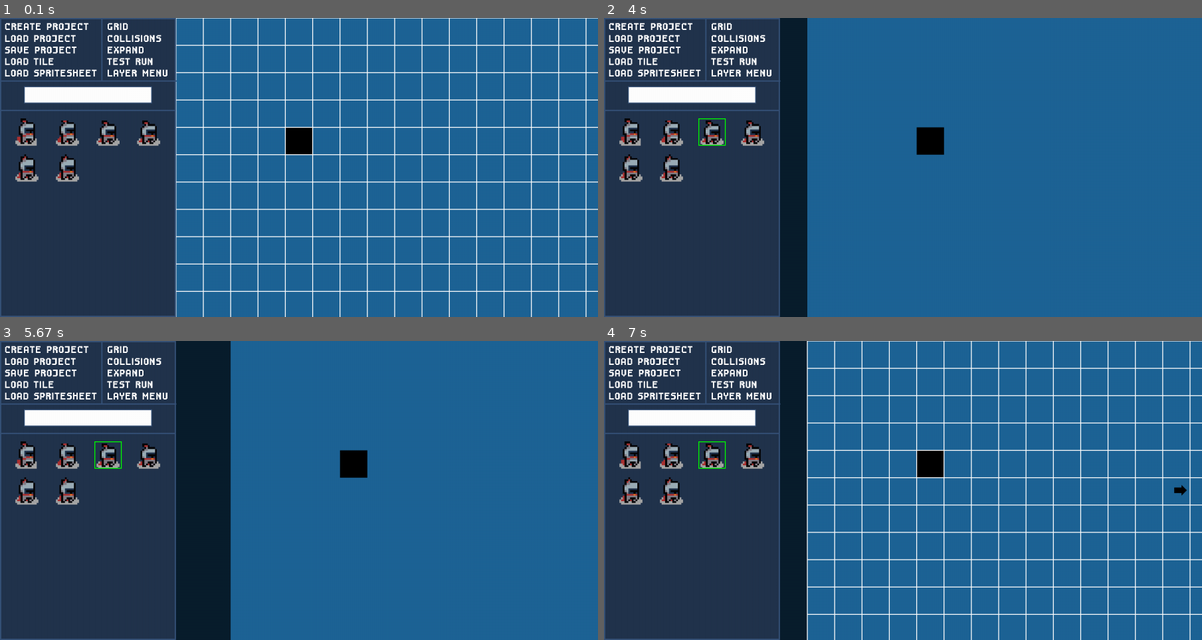
Above: before the commit, frames 1-4 (two rows, left to right).
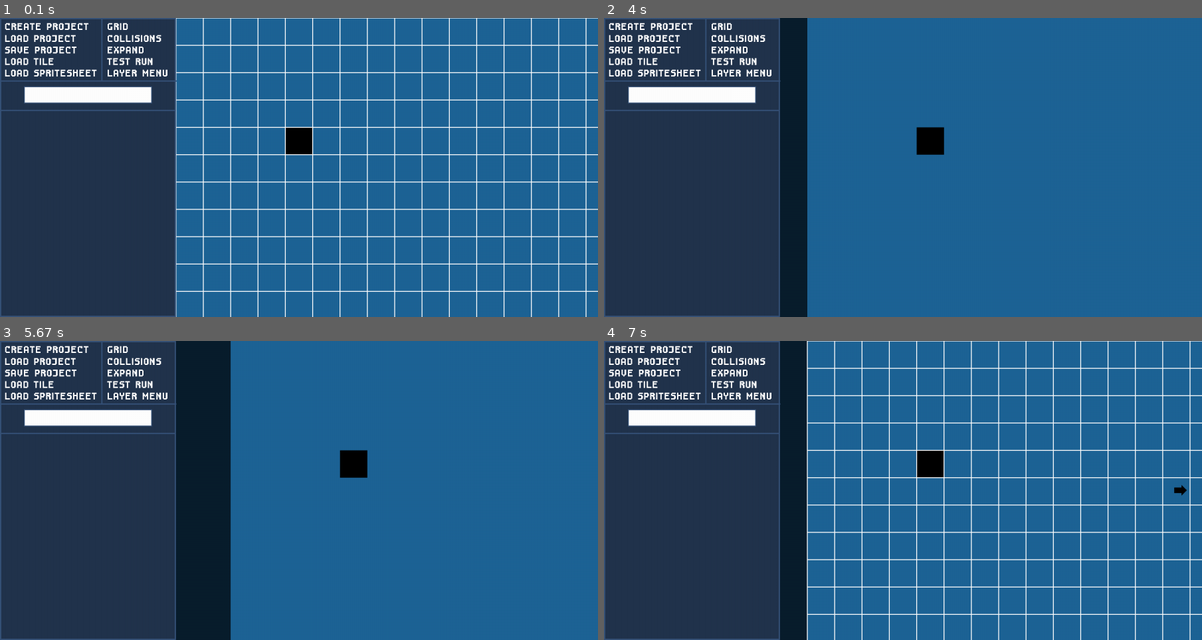
Above: after the commit, the same moments.

Repository: ImYourDope/PyGameLevelDesigner
Game: pygame game, started from main.py
Same seed, same stepped clock (60 frames per second), same inputs: the game is played once before the commit and once after it.
Inputs (mouse positions are in pixels of both pictures, inside the frame that each line leads up to):
- Up to frame 1 (0.1 s): no input
- Up to frame 2 (4 s): click "CREATE PROJECT" at 0.38 s; click (908, 185) at 0.72 s; click (717, 122) at 1.05 s; click (926, 209) at 1.38 s; click "GRID" at 1.88 s; click (873, 245) at 2.22 s; click (1130, 281) at 2.55 s; click (819, 104) at 2.88 s; click (1058, 140) at 3.22 s; click (992, 38) at 3.55 s; click (717, 128) at 3.88 s
- Up to frame 3 (5.67 s): click (119, 388) at 4.22 s; click (322, 478) at 4.55 s; click (209, 577) at 5.38 s
- Up to frame 4 (7 s): click "GRID" at 5.72 s; click (807, 394) at 6.05 s; click (1178, 490) at 6.88 s

The runs differ from the first frame. In frame 1, 1.4% of the frame differs, in the area x 2-27%, y 33-55%; in frame 2, 1.4%; in frame 3, 1.4%; in frame 4, 1.4%.

Commit message:
Added tile creation

Diff:
--- a/DOM/Layout.py
+++ b/DOM/Layout.py
@@ -22,18 +22,17 @@
         }
         self.state = {}
 
-        self.functions = {
-            'init': lambda _: print('init'),
-            'delete': lambda: print('delete')
-        }
+        self.set('init', lambda _: print('init'))
+        self.set('delete', lambda: print('delete'))
+
         for elem in dom:
             self.dom[elem.id] = DOMEventElement(elem)
 
     def init(self, properties):
-        self.functions['init'](properties)
+        self.get('init')(properties)
 
     def delete(self):
-        self.functions['delete']()
+        self.get('delete')()
 
     def on(self, action, id, callback):
         if id not in self.dom:
@@ -127,7 +126,7 @@
                 self.properties['y'])
 
     def set(self, var, value):
-        self.state[var] = var
+        self.state[var] = value
 
     def get(self, var):
         return self.state[var]
--- a/DOM/LayoutManager.py
+++ b/DOM/LayoutManager.py
@@ -7,12 +7,14 @@
     def push(self, layout):
         if self.last() is not None:
             self.last().disable()
+        self.layouts.append(layout)
         layout.init({})
-        self.layouts.append(layout)
+
 
     def pop(self):
         layout = self.layouts.pop()
         layout.delete()
+
 
     def last(self):
         if len(self.layouts) > 0:
--- a/EventManager.py
+++ b/EventManager.py
@@ -42,4 +42,4 @@
         self.dom_elements[key]['callbacks'] = []
 
 
-eventManager = EventManager()
+event_manager = EventManager()
--- a/Interface/Grid.py
+++ b/Interface/Grid.py
@@ -23,4 +23,4 @@
         return False
 
     def toggle_grid(self, e):
-        eventManager.grid_on = not eventManager.grid_on
+        event_manager.grid_on = not event_manager.grid_on
--- a/Interface/toggle.py
+++ b/Interface/toggle.py
@@ -1,6 +1,6 @@
 from .Button import Button
 
-from EventManager import eventManager
+from EventManager import event_manager
 
 
 class Toggle(Button):
--- a/layouts/spritesheetloader/__init__.py
+++ b/layouts/spritesheetloader/__init__.py
@@ -1,27 +1,27 @@
 from XMLparser import XMLParser
 from DOM import layout_manager
-from EventManager import eventManager
+from EventManager import event_manager
 
 xml = XMLParser('layouts/spritesheetloader/spritesheetloader.xml')  # popup xml file
 layout = xml.read_dom()
 layout.onclick('close-popup', lambda _: layout_manager.pop())
 
-eventManager.current_spritesheet_number = 0
-eventManager.done = False
+event_manager.current_spritesheet_number = 0
+event_manager.done = False
 
 def next_tile(_):
-    n = eventManager.current_spritesheet_number
+    n = event_manager.current_spritesheet_number
 
-    if eventManager.done:
+    if event_manager.done:
         return
 
-    if n + 1 >= len(eventManager.spritesheets):
+    if n + 1 >= len(event_manager.spritesheets):
         layout.get_element_by_id('next-tile').elem.set_text('DONE')
         layout.get_element_by_id('next-tile').onclick(lambda _: layout_manager.pop())
-        eventManager.done = True
+        event_manager.done = True
     else:
-        layout.get_element_by_id('current-loading-tile').elem.update_image(eventManager.spritesheets[n + 1])
-        eventManager.current_spritesheet_number = n + 1
+        layout.get_element_by_id('current-loading-tile').elem.update_image(event_manager.spritesheets[n + 1])
+        event_manager.current_spritesheet_number = n + 1
 
 
 layout.onclick('next-tile', next_tile)
--- a/layouts/tileloader/__init__.py
+++ b/layouts/tileloader/__init__.py
@@ -1,5 +1,6 @@
 from XMLparser import XMLParser
 from DOM import layout_manager
+from EventManager import event_manager
 
 import tkinter
 import tkinter.filedialog
@@ -11,17 +12,28 @@
 
 
 def init(props):
-    print('hello there')
-    """Create a Tk file dialog and cleanup when finished"""
     top = tkinter.Tk()
-    top.withdraw()  # hide window
+    top.withdraw()
     file_name = tkinter.filedialog.askopenfilename(parent=top)
     top.destroy()
-    tile = pygame.image.load(file_name)
-    layout.get_element_by_id('current-loading-tile').elem.update_image(tile)
+    print(file_name)
+    if file_name == ():
+        layout_manager.pop()
+    else:
+        tile = pygame.image.load(file_name)
+        layout.set('tile', tile)
+        layout.get_element_by_id('current-loading-tile').elem.update_image(tile)
 
+
+def save_tile(_):
+    event_manager.DOM_tile_list.elem.list.append(layout.get('tile'))
+    event_manager.DOM_tile_list.elem.update_surface()
+    layout_manager.pop()
+
+
+layout.onclick('save-tile', save_tile)
 
 # def delete(layout):
 #     pass
 
-layout.functions['init'] = init
+layout.set('init', init)
--- a/main.py
+++ b/main.py
@@ -1,6 +1,6 @@
 from userinterface import *
 from canvas import *
-from EventManager import eventManager
+from EventManager import event_manager
 from Interface import Grid
 from XMLparser import XMLParser
 from DOM import layout_manager
@@ -30,13 +30,12 @@
 root.id = 'root'
 grid = Grid({})
 
-spritesheets_blocks = load_spritesheet('testspritesheet.png')
-spritesheets = []
-for spritesheet_block in spritesheets_blocks:
-    spritesheets.extend(spritesheet_block)
+# spritesheets_blocks = load_spritesheet('testspritesheet.png')
+# spritesheets = []
+# for spritesheet_block in spritesheets_blocks:
+#     spritesheets.extend(spritesheet_block)
 
-eventManager.spritesheets = spritesheets
-spritesheetloader.get_element_by_id('current-loading-tile').elem.update_image(spritesheets[0])
+event_manager.spritesheets = []
 
 root.onclick('toggle-grid', grid.toggle_grid)
 root.onclick('create-project-button', lambda _: layout_manager.push(projectcreate))
@@ -44,14 +43,10 @@
 
 root.onclick('load-tiles-button', lambda _: layout_manager.push(tileloader))
 
-def gen_tile():
-    surface = pygame.Surface((64, 64))
-    surface.fill('red')
-    return surface
+root.get_element_by_id('tiles').elem.list = event_manager.spritesheets
+root.get_element_by_id('tiles').elem.update_surface()
 
-
-root.get_element_by_id('tiles').elem.list = spritesheets
-root.get_element_by_id('tiles').elem.update_surface()
+event_manager.DOM_tile_list = root.get_element_by_id('tiles')
 # popup.getElementByID('current-loading-tile').elem.update_image(tmp)
 
 # root.onclick('open-test-screen-button', lambda _: layout_manager.push())
@@ -64,18 +59,18 @@
     # DRAW SECTION
     draw_ui_background(screen)
     draw_canvas(screen)
-    if eventManager.grid_on:
+    if event_manager.grid_on:
         grid.draw(screen)
     draw_ui(screen)
 
     layout_manager.draw(screen)
 
-    if eventManager.main_screen_on and layout_manager.last().id == "root":
+    if event_manager.main_screen_on and layout_manager.last().id == "root":
         draw_scrolling_cursor(screen)
 
     # EVENT SECTION
     for event in pygame.event.get():
-        if eventManager.main_screen_on and layout_manager.last().id == "root":
+        if event_manager.main_screen_on and layout_manager.last().id == "root":
             scroll_canvas(event)
         if event.type in (pygame.KEYDOWN, pygame.MOUSEMOTION, pygame.MOUSEWHEEL):
             layout_manager.process_event(event)
--- a/settings.py
+++ b/settings.py
@@ -1,13 +1,13 @@
 import pygame
 
-from EventManager import eventManager
+from EventManager import event_manager
 # MAIN SETTINGS
 FPS = 60
 
 # DEFAULT STATES
-eventManager.grid_on = True
-eventManager.main_screen_on = True
-eventManager.popup_screen_on = False
+event_manager.grid_on = True
+event_manager.main_screen_on = True
+event_manager.popup_screen_on = False
 
 # FONT SETTINGS
 pygame.font.init()
